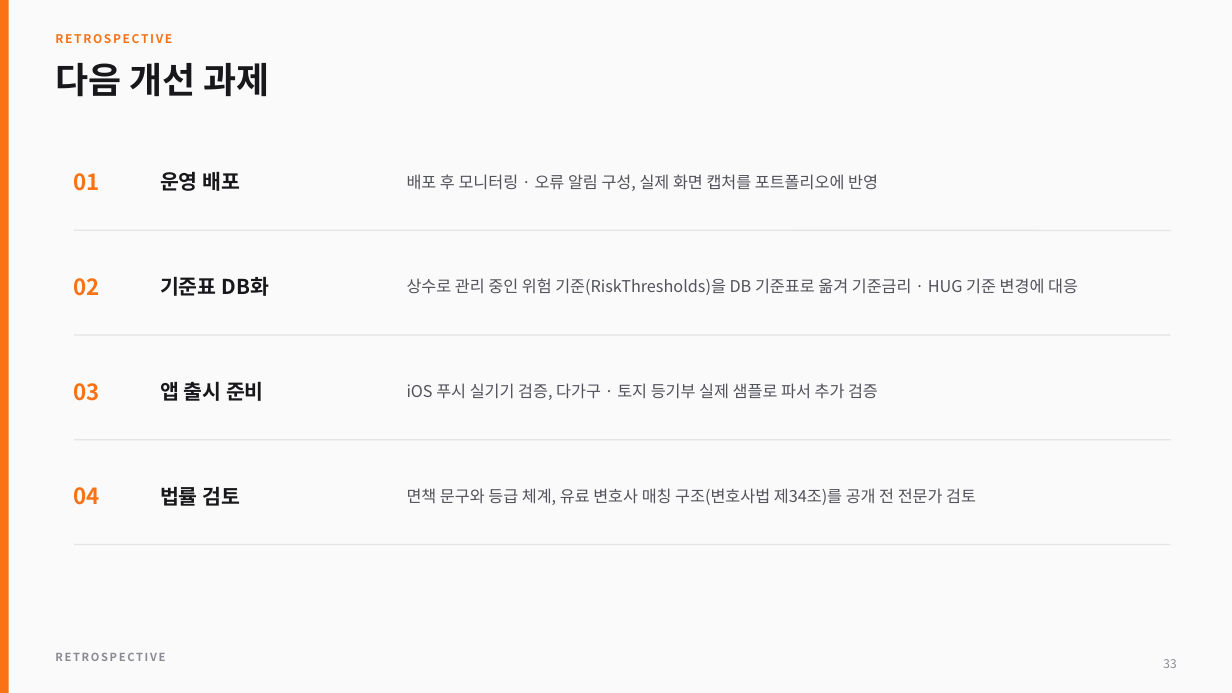
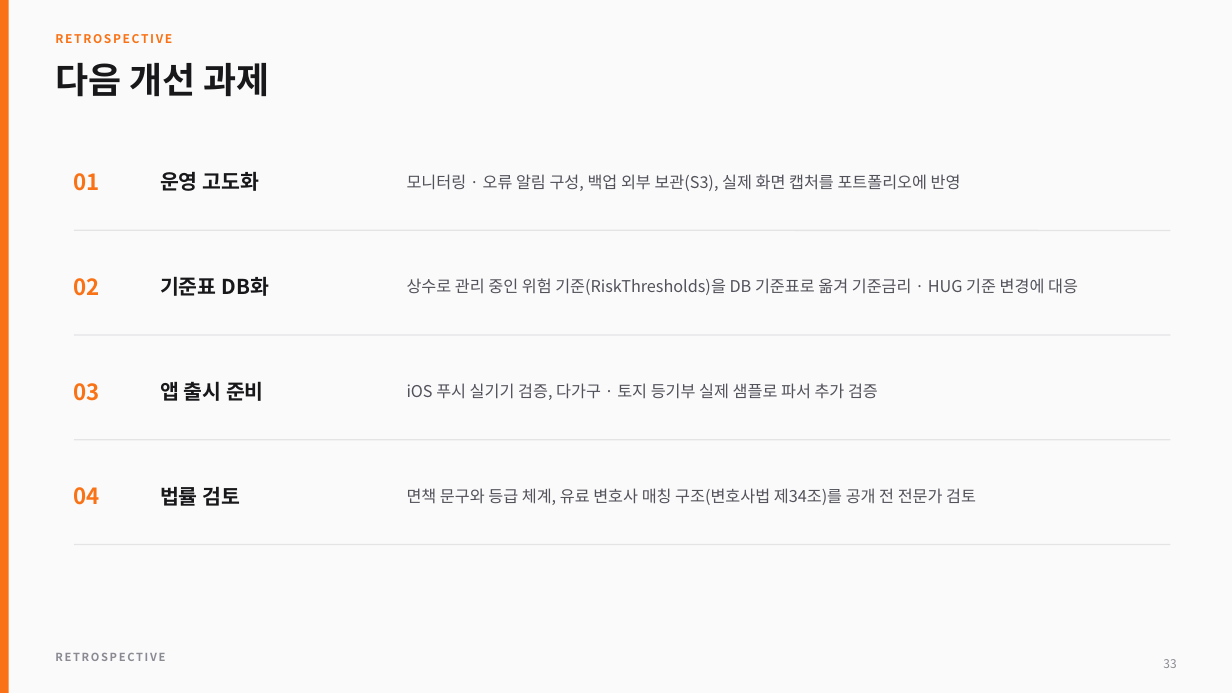
Before and after one commit to chean0830/guard-project, a slide deck: slide 33 of docs/portfolio/ProjectGuard_Portfolio.pptx. Drawn at 1232x693 pixels with LibreOffice and Linux fonts; fonts in the diff are those of the drawing. Boxes give left, top, right and bottom in pixels: in the first picture for what was removed or moved away, otherwise in the second. Text is boxed around its words. In the diff, an @@ line names an element or a change of style, - is before the commit and + after.

```diff
--- a/docs/portfolio/ProjectGuard_Portfolio.pptx
+++ b/docs/portfolio/ProjectGuard_Portfolio.pptx
@@ text at bbox=[160, 172, 260, 191]: text changed @@
-운영 배포
+운영 고도화
@@ text at bbox=[407, 174, 961, 191]: text changed @@
-배포 후 모니터링 · 오류 알림 구성, 실제 화면 캡처를 포트폴리오에 반영
+모니터링 · 오류 알림 구성, 백업 외부 보관(S3), 실제 화면 캡처를 포트폴리오에 반영
```
Also in this commit, not shown: 6 other slides changed, 9 other files.
